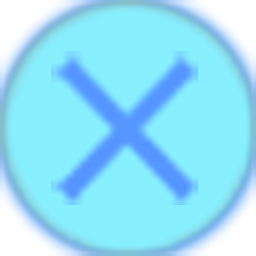
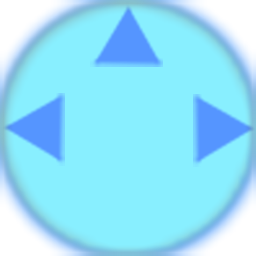
Layer changes from the first 256 x 256 image to the second:
hid "quit" over [51, 51, 198, 205]
added layer "tiny arrow right" above "tiny arrow left" over [193, 94, 255, 167]
added layer "tiny arrow left" above "tiny arrow up" over [3, 93, 65, 166]
added layer "tiny arrow up" above "arrow up" over [90, 5, 163, 67]
